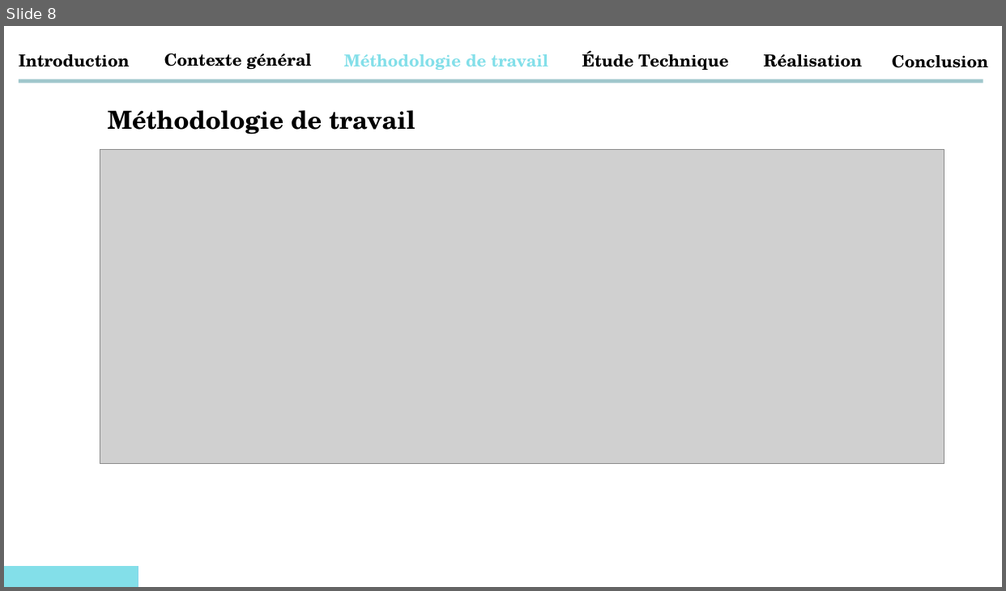
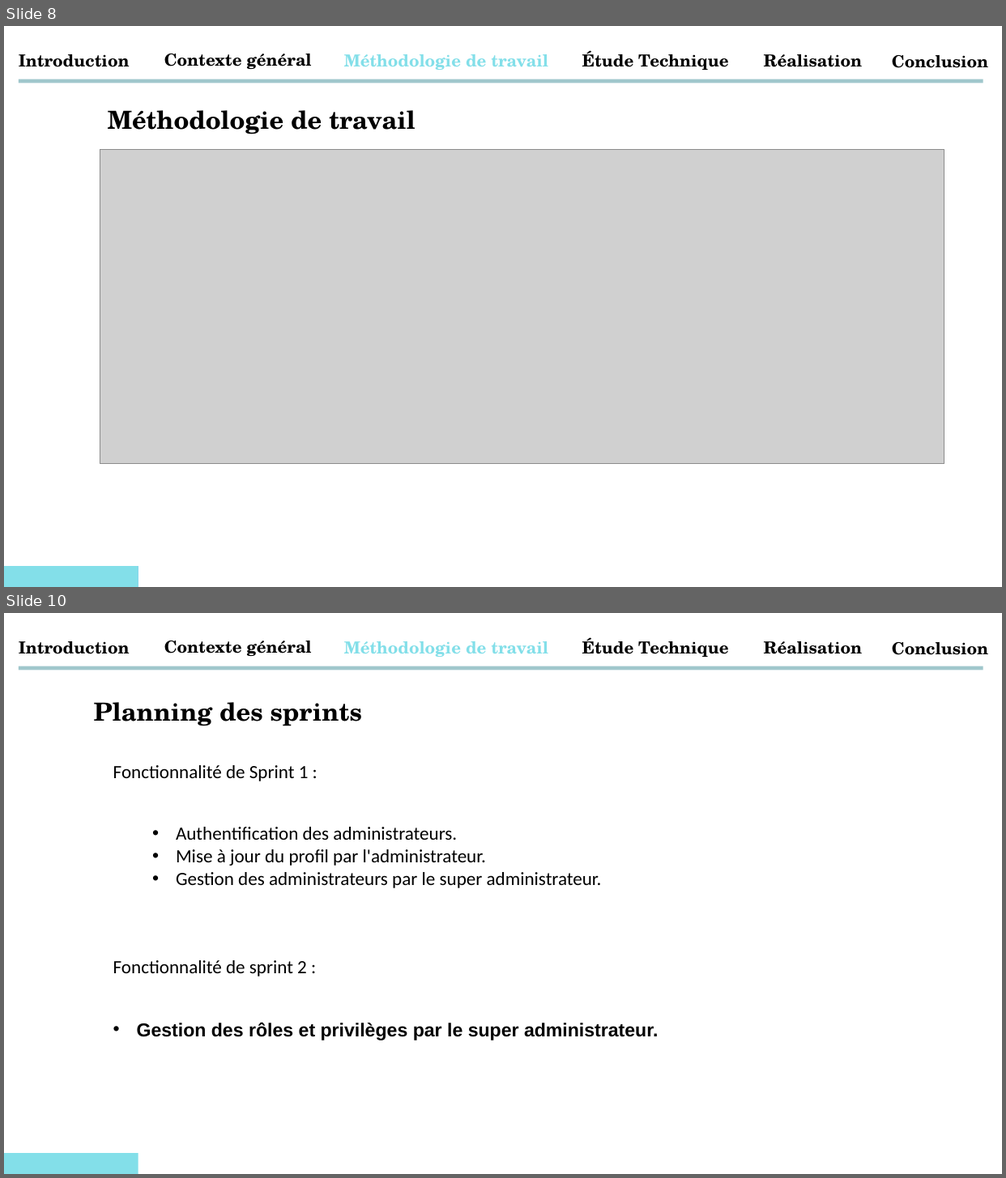
Before and after one commit to abdessamadtanafaat/AdminDashboard, a slide deck: PRESENTATION PFA/Presentatin PFA Ilias.pptx. Shown one above the other, each under a label of ours: slide 8 before the commit, slides 8 and 10 after it; the slides between them are not shown. The pictures are 1006x591 and 1006x1178 pixels, drawn with LibreOffice and Linux fonts; fonts in the diff are those of the drawing; grey boxes stand for pictures. Boxes give left, top, right and bottom in pixels: in the first picture for what was removed or moved away, otherwise in the second. Text is boxed around its words. In the diff, an @@ line names an element or a change of style, - is before the commit and + after.

```diff
--- a/PRESENTATION PFA/Presentatin PFA Ilias.pptx
+++ b/PRESENTATION PFA/Presentatin PFA Ilias.pptx
@@ slide 10 added at box(4, 613, 1002, 1174), background #FFFFFF @@
@@ text added at box(19, 641, 130, 654), 16 pt, text #000000, bold @@
+Introduction
@@ text added at box(164, 641, 311, 656), 16 pt, text #000000, bold @@
+Contexte général
@@ text added at box(344, 641, 548, 657), 16 pt, text #83DFE9, bold @@
+Méthodologie de travail
@@ text added at box(582, 637, 728, 657), 16 pt, text #000000, bold @@
+Étude Technique
@@ text added at box(764, 641, 863, 654), 16 pt, text #000000, bold @@
+Réalisation
@@ text added at box(892, 642, 988, 655), 16 pt, text #000000, bold @@
+Conclusion
@@ rectangle added at box(19, 666, 983, 670), fill #A0C7CC @@
@@ text added at box(94, 702, 362, 726), 24 pt, text #000000, bold @@
+Planning des sprints
@@ text added at box(113, 765, 309, 781), 18 pt, text #000000 @@
+Fonctionnalité de Sprint 1 :
@@ text added at box(176, 827, 602, 888), 18 pt, text #000000 @@
+• Authentification des administrateurs.
+• Mise à jour du profil par l'administrateur.
+• Gestion des administrateurs par le super administrateur.
@@ text added at box(113, 960, 307, 977), 18 pt, text #000000 @@
+Fonctionnalité de sprint 2 :
@@ text added at box(137, 1022, 658, 1041), 18 pt, text #000000, bold @@
+• Gestion des rôles et privilèges par le super administrateur.
@@ rectangle added at box(4, 1152, 138, 1174), fill #83DFE9 @@
```
Also in this commit, not shown: 3 other slides added, 16 other files.
